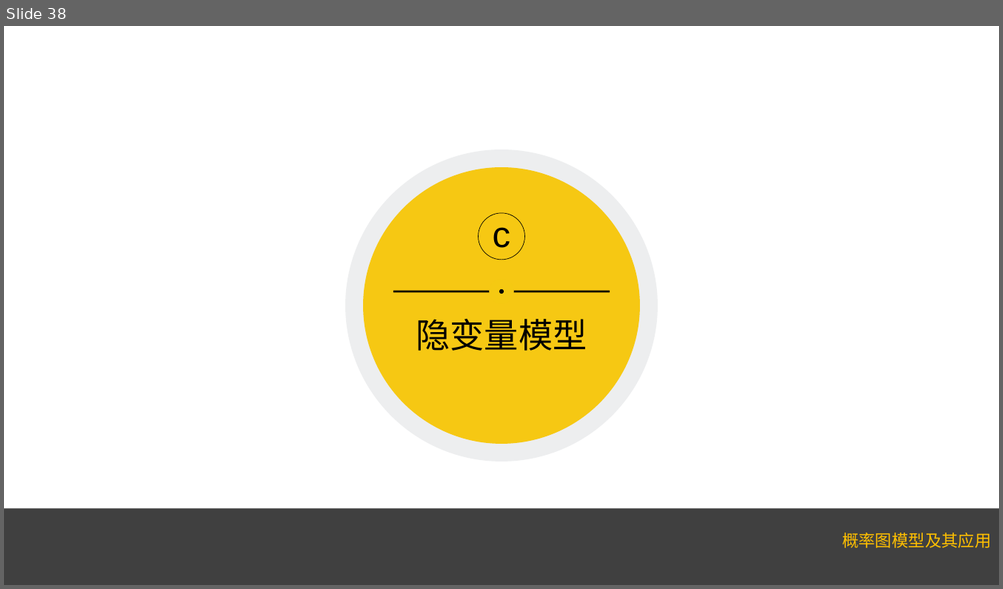
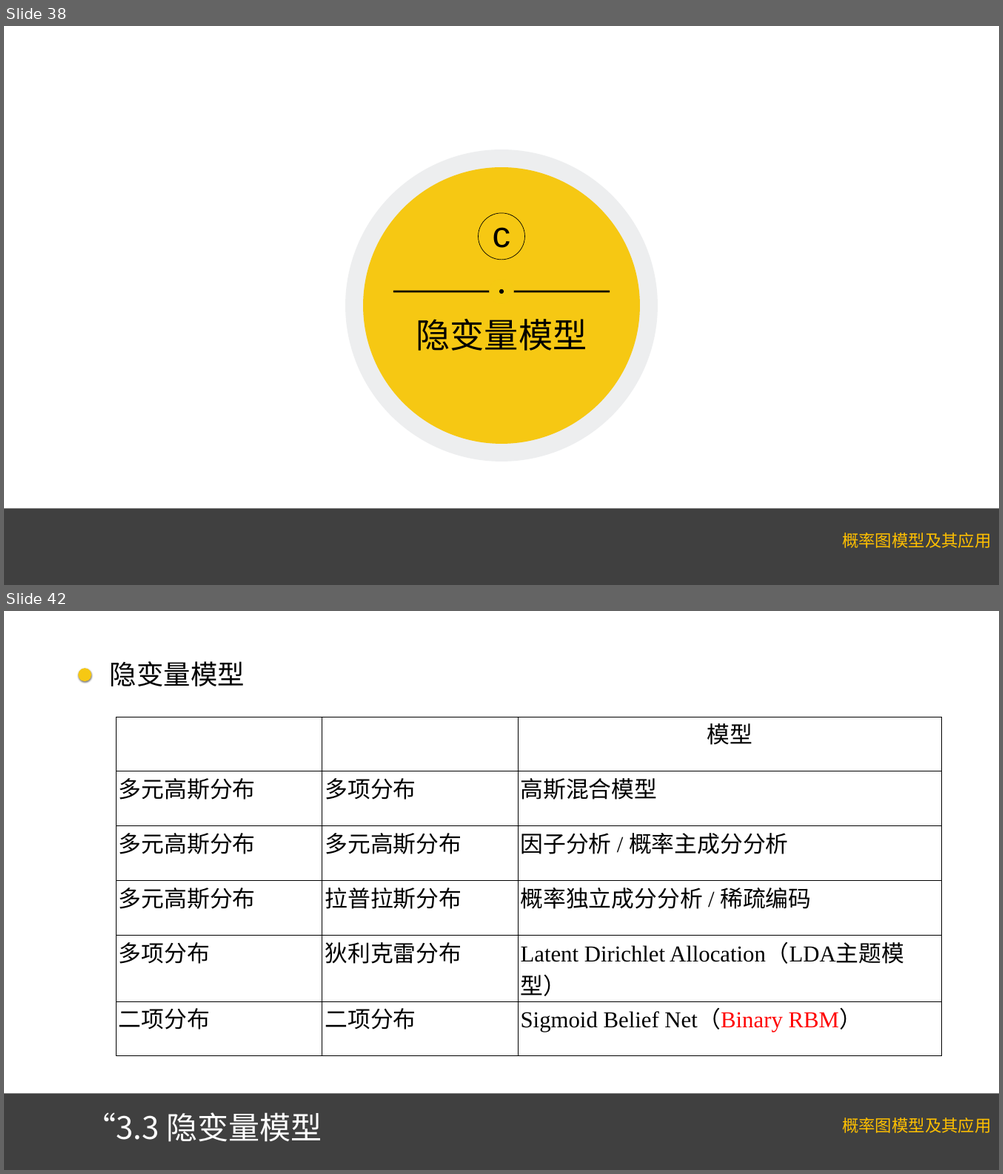
Before and after one commit to Lauralrf/Lauralrf.github.io, a slide deck: 3第三章有向图模型.pptx. Shown one above the other, each under a label of ours: slide 38 before the commit, slides 38 and 42 after it; the slides between them are not shown. The pictures are 1003x589 and 1003x1174 pixels, drawn with LibreOffice and Linux fonts; fonts in the diff are those of the drawing; background and template pictures are left out. Boxes give left, top, right and bottom in pixels: in the first picture for what was removed or moved away, otherwise in the second. Text is boxed around its words. In the diff, an @@ line names an element or a change of style, - is before the commit and + after.

```diff
--- a/3第三章有向图模型.pptx
+++ b/3第三章有向图模型.pptx
@@ slide 42 added at box(4, 611, 999, 1170), background #FFFFFF; not listed: 2 template elements that a slide beside it also shows @@
@@ ellipse added at box(78, 668, 91, 681), fill #F6C813 @@
@@ text added at box(110, 661, 244, 686), 52 pt, text #000000 @@
+隐变量模型
@@ table added at box(116, 717, 942, 1050), 6 rows, 3 columns @@
+ |  | 模型
+多元高斯分布 | 多项分布 | 高斯混合模型
+多元高斯分布 | 多元高斯分布 | 因子分析 / 概率主成分分析
+多元高斯分布 | 拉普拉斯分布 | 概率独立成分分析 / 稀疏编码
+多项分布 | 狄利克雷分布 | Latent Dirichlet Allocation（LDA主题模型）
+二项分布 | 二项分布 | Sigmoid Belief Net（Binary RBM）
@@ title added at box(85, 1113, 321, 1142), 60 pt, text #FFFFFF @@
+“3.3 隐变量模型
```
Also in this commit, not shown: 66 other slides added, 4 other files.
